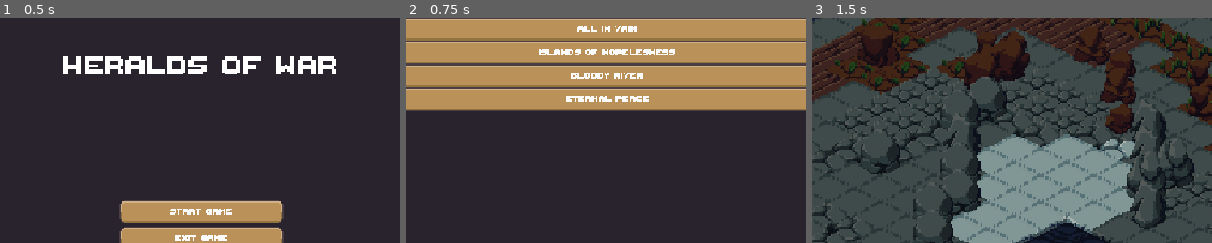
Above: before the commit, frames 1-3 (left to right).
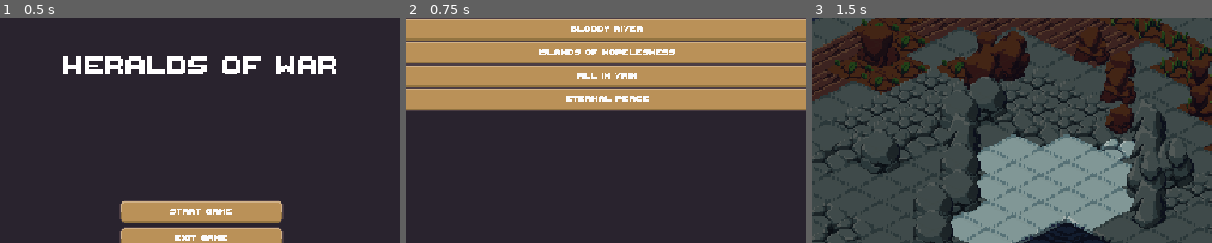
Above: after the commit, the same moments.

Repository: agh-cs-imbeciles/heralds-of-war
Game: Godot game, scene res://scenes/ui/menu/menu.tscn
Two runs of this game, one before a commit and one after it. Both use one fixed random seed, a clock stepped at 60 frames per second and the inputs below.
Inputs:
- Up to frame 1 (0.5 s): no input
- Up to frame 2 (0.75 s): click "START GAME" at 0.5 s
- Up to frame 3 (1.5 s): click "All in Vain" at 1.25 s
The pictures show only the part of the screen within x 25-75%, y 9-59%; the shares and areas given below are measured in that part.

Frame 1 is identical in both runs. In frame 2, 0.5% of the frame differs, in the area x 41-60%, y 3-28%; in frame 3, nothing differs.

Commit message:
Refactor: Change match scene detection algorithm

Diff:
--- /dev/null
+++ b/assets/resources/match_manifest.json
@@ -0,0 +1,6 @@
+[
+  "match_1.tscn",
+  "match_2.tscn",
+  "match_3.tscn",
+  "match_4.tscn"
+]
--- a/project.godot
+++ b/project.godot
@@ -33,6 +33,7 @@
 "res://assets/": "pink",
 "res://docs/": "gray",
 "res://scenes/": "blue",
+"res://scripts/": "green",
 "res://shaders/": "yellow",
 "res://src/": "teal",
 "res://themes/": "purple"
--- /dev/null
+++ b/scripts/generate_match_manifest.gd
@@ -0,0 +1,24 @@
+@tool
+extends EditorScript
+
+
+func _run():
+	var dir: DirAccess = DirAccess.open("res://scenes/matches")
+	var match_scene_paths: Array[String] = []
+	var match_regex: RegEx = RegEx.create_from_string("match_\\d+\\.tscn$")
+
+	dir.list_dir_begin()
+
+	var path: String = dir.get_next()
+	while path != "":
+		if not dir.current_is_dir() and match_regex.search(path):
+			match_scene_paths.append(path)
+		path = dir.get_next()
+
+	var output_file: FileAccess = FileAccess.open(
+		"res://assets/resources/match_manifest.json",
+		FileAccess.WRITE,
+	)
+	var indent: String = " ".repeat(2)
+	output_file.store_string(JSON.stringify(match_scene_paths, indent))
+	output_file.close()
--- a/src/ui/scene_list/abstract_scene_list.gd
+++ b/src/ui/scene_list/abstract_scene_list.gd
@@ -6,16 +6,21 @@
 @export var height_proportion = 0.1
 
 
-func __get_scenes_paths() -> Array[String]:
-	return Dir.get_all_scenes_paths_from_folder(scenes_directory)
-
-
 func __load_list_elements(_scene_paths: Array[String]) -> void:
 	pass
 
 
 func _on_tree_entered() -> void:
-	var paths = __get_scenes_paths()
+	var file = FileAccess.open(
+		"res://assets/resources/match_manifest.json",
+		FileAccess.READ,
+	)
+	var paths: Array[String]
+	paths.assign(JSON.parse_string(file.get_as_text()).map(
+		func(path: String): return "res://scenes/matches/" + path
+	))
+	file.close()
+
 	__load_list_elements(paths)
 
 
--- a/src/utils/dir.gd
+++ /dev/null
@@ -1,17 +0,0 @@
-class_name Dir extends Node
-
-
-static func get_all_scenes_paths_from_folder(path: String) -> Array[String]:
-	var paths: Array[String] = []
-	var dir = DirAccess.open(path)
-	if dir:
-		dir.list_dir_begin()
-		var file_name = dir.get_next()
-		while file_name != "":
-			if not dir.current_is_dir() and file_name.ends_with(".tscn"):
-				var scene_path = path + "/" + file_name
-				paths.append(scene_path)
-			file_name = dir.get_next()
-		dir.list_dir_end()
-
-	return paths
Not shown, added: scripts/generate_match_manifest.gd.uid
Not shown, removed: src/utils/dir.gd.uid
